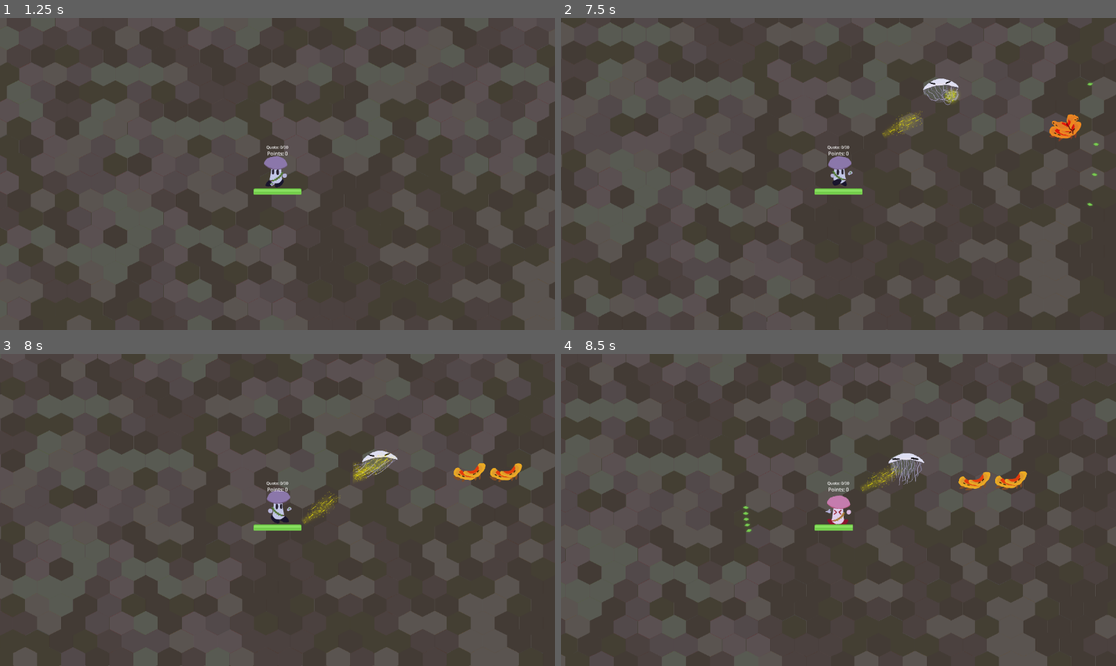
Above: before the commit, frames 1-4 (two rows, left to right).
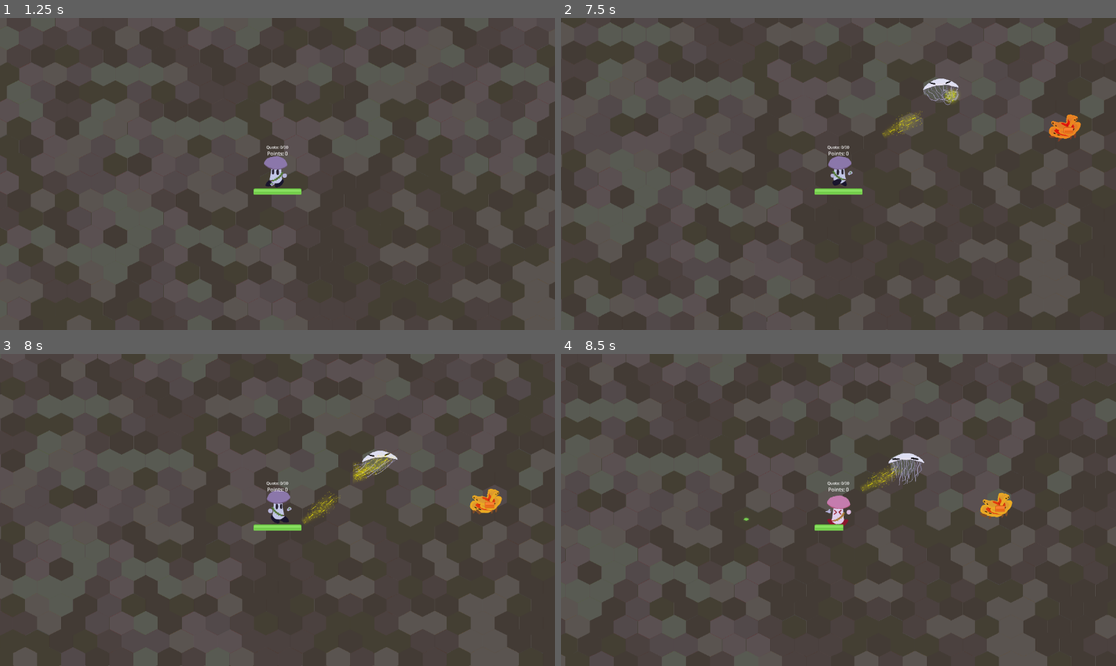
Above: after the commit, the same moments.

Repository: VideoJams/PixelGameJam2025
Game: Godot game, scene res://Scenes/title_screen.tscn
The game is run twice, just before and just after one commit, with the same random seed, the same clock (stepped at 60 frames per second) and the same inputs.
Inputs (mouse positions are in pixels of both pictures, inside the frame that each line leads up to):
- Up to frame 1 (1.25 s): click (238, 236) at 0.5 s
- Up to frame 2 (7.5 s): tap Enter at 1.25 s; move the mouse to (960, 158) at 1.27 s; hold D (right) 1.28-2.03 s; click (960, 158) at 1.42 s; move the mouse to (727, 189) at 2.02 s; hold S (down) 2.03-2.78 s; move the mouse to (894, 105) at 2.77 s; hold D (right) 2.78-3.53 s; move the mouse to (810, 236) at 3.52 s; hold W (up) 3.53-4.28 s; click (810, 236) at 3.67 s; move the mouse to (1005, 220) at 4.27 s; hold A (left) 4.28-5.78 s; move the mouse to (672, 127) at 5.02 s; move the mouse to (866, 174) at 5.77 s; hold S (down) 5.78-6.53 s; click (866, 174) at 5.92 s; move the mouse to (755, 96) at 6.52 s; hold D (right) 6.53-7.28 s; move the mouse to (960, 158) at 7.27 s; hold W (up) from 7.28 s (still down)
- Up to frame 3 (8 s): keep holding W (up)
- Up to frame 4 (8.5 s): move the mouse to (727, 525) at 8.02 s; release W (up) at 8.03 s; hold D (right) from 8.03 s (still down); click (727, 525) at 8.17 s

Frame 1 is identical in both runs. In frame 2, 0.1% of the frame differs, in the area x 87-97%, y 20-61%; in frame 3, 0.7%; in frame 4, 0.8%, in the area x 32-84%, y 37-58%.

Commit message:
Implement upgrade system

Diff:
--- /dev/null
+++ b/NumberLabel.tres
@@ -0,0 +1,8 @@
+[gd_resource type="LabelSettings" format=3 uid="uid://bhusoogc4rxht"]
+
+[resource]
+font_size = 56
+font_color = Color(0.690196, 0.109804, 0.180392, 1)
+outline_size = 3
+outline_color = Color(0, 0, 0, 1)
+shadow_size = 0
--- a/Scenes/mushie.tscn
+++ b/Scenes/mushie.tscn
@@ -22,8 +22,10 @@
 [ext_resource type="Texture2D" uid="uid://xdmqn1m4vbvn" path="res://Assets/Mushie/MushieDeath/MushieDeath10.png" id="11_hxjlx"]
 [ext_resource type="Texture2D" uid="uid://c8xeqhnuh7ake" path="res://Assets/UI/barHorizontal_green_mid 200.png" id="21_gu0dv"]
 [ext_resource type="Texture2D" uid="uid://545oaiveod7b" path="res://Assets/UI/UpgradeMenu.png" id="22_6krk0"]
+[ext_resource type="LabelSettings" uid="uid://bhusoogc4rxht" path="res://NumberLabel.tres" id="23_4nj6a"]
 [ext_resource type="Texture2D" uid="uid://dfww3hbnw04oq" path="res://Assets/UI/UMButtonHover.png" id="23_olf0c"]
 [ext_resource type="Texture2D" uid="uid://btbq4m63kf4pu" path="res://Assets/UI/UMButton.png" id="23_onr0l"]
+[ext_resource type="LabelSettings" uid="uid://vggp1em6q8le" path="res://TextLabel.tres" id="23_pvs6e"]
 [ext_resource type="Texture2D" uid="uid://b3rtfvyubjql3" path="res://Assets/UI/UMButtonClick.png" id="24_gu0dv"]
 [ext_resource type="Texture2D" uid="uid://bwlyrp5j8gik4" path="res://Assets/UI/UMButtonorange.png" id="26_pvs6e"]
 [ext_resource type="Texture2D" uid="uid://bof4iguqq7ipg" path="res://Assets/UI/SubmitButton.webp" id="27_gu0dv"]
@@ -230,38 +232,104 @@
 offset_bottom = 288.5
 texture = ExtResource("22_6krk0")
 
+[node name="UpgradePoints" type="Label" parent="Control/UpgradeMenu/UpgradeTexture"]
+layout_mode = 0
+offset_left = 51.0
+offset_top = 79.0
+offset_right = 146.0
+offset_bottom = 162.0
+label_settings = ExtResource("23_4nj6a")
+horizontal_alignment = 1
+
 [node name="Option1" type="TextureButton" parent="Control/UpgradeMenu"]
 layout_mode = 0
 offset_left = -223.0
 offset_top = -116.0
 offset_right = 228.0
 offset_bottom = -15.0
+toggle_mode = true
 texture_normal = ExtResource("23_olf0c")
 texture_pressed = ExtResource("24_gu0dv")
 texture_hover = ExtResource("23_onr0l")
 texture_disabled = ExtResource("26_pvs6e")
 
+[node name="UpgradeCost1" type="Label" parent="Control/UpgradeMenu/Option1"]
+layout_mode = 0
+offset_left = -8.0
+offset_top = 17.5
+offset_right = 85.0
+offset_bottom = 100.5
+label_settings = ExtResource("23_4nj6a")
+horizontal_alignment = 1
+
+[node name="UpgradeText1" type="Label" parent="Control/UpgradeMenu/Option1"]
+layout_mode = 0
+offset_left = 62.0
+offset_top = 8.0
+offset_right = 443.0
+offset_bottom = 95.0
+label_settings = ExtResource("23_pvs6e")
+autowrap_mode = 3
+
 [node name="Option2" type="TextureButton" parent="Control/UpgradeMenu"]
 layout_mode = 0
 offset_left = -223.0
 offset_top = -18.0
 offset_right = 228.0
 offset_bottom = 83.0
+toggle_mode = true
 texture_normal = ExtResource("23_olf0c")
 texture_pressed = ExtResource("24_gu0dv")
 texture_hover = ExtResource("23_onr0l")
 texture_disabled = ExtResource("26_pvs6e")
 
+[node name="UpgradeCost2" type="Label" parent="Control/UpgradeMenu/Option2"]
+layout_mode = 0
+offset_left = -8.0
+offset_top = 17.5
+offset_right = 85.0
+offset_bottom = 100.5
+label_settings = ExtResource("23_4nj6a")
+horizontal_alignment = 1
+
+[node name="UpgradeText2" type="Label" parent="Control/UpgradeMenu/Option2"]
+layout_mode = 0
+offset_left = 62.0
+offset_top = 7.0
+offset_right = 443.0
+offset_bottom = 94.0
+label_settings = ExtResource("23_pvs6e")
+autowrap_mode = 2
+
 [node name="Option3" type="TextureButton" parent="Control/UpgradeMenu"]
 layout_mode = 0
 offset_left = -223.0
 offset_top = 80.0
 offset_right = 228.0
 offset_bottom = 181.0
+toggle_mode = true
 texture_normal = ExtResource("23_olf0c")
 texture_pressed = ExtResource("24_gu0dv")
 texture_hover = ExtResource("23_onr0l")
 texture_disabled = ExtResource("26_pvs6e")
+
+[node name="UpgradeCost3" type="Label" parent="Control/UpgradeMenu/Option3"]
+layout_mode = 0
+offset_left = -8.0
+offset_top = 17.5
+offset_right = 85.0
+offset_bottom = 100.5
+label_settings = ExtResource("23_4nj6a")
+horizontal_alignment = 1
+
+[node name="UpgradeText3" type="Label" parent="Control/UpgradeMenu/Option3"]
+layout_mode = 0
+offset_left = 62.0
+offset_top = 7.0
+offset_right = 443.0
+offset_bottom = 94.0
+label_settings = ExtResource("23_pvs6e")
+autowrap_mode = 3
 
 [node name="Submit" type="TextureButton" parent="Control/UpgradeMenu"]
 layout_mode = 0
--- a/Scripts/mushie.gd
+++ b/Scripts/mushie.gd
@@ -9,11 +9,11 @@
 var total_trees = 0
 var quota = 30
 var next_quota = 40
+
 @export var moveSpeed = 200.0
-
 @export var max_health = 50.0
 @export var health = 50.0
-@export var damage = 10.0
+@export var damage = 8.0
 
 var sound_shoot = preload("res://Assets/Sounds/player_shoot.ogg")
 var sound_hurt = preload("res://Assets/Sounds/player_hurt.ogg")
@@ -27,14 +27,43 @@
 signal mushie_dead
 signal menu
 
+const UPGRADE_OPTIONS = [
+	{
+		"name": "Half HP Restore",
+		"description": "Restore half of your hit points.",
+		"cost": 50,
+		"action": "restore_half_hp"
+	},
+	{
+		"name": "Full HP Restore",
+		"description": "Fully restore your hit points.",
+		"cost": 30,
+		"action": "restore_full_hp"
+	},
+	{
+		"name": "Increase Max HP",
+		"description": "Increase maximum HP by 10%.",
+		"cost": 15,
+		"action": "upgrade_max_hp"
+	},
+	{
+		"name": "Increase Fire Rate",
+		"description": "Slightly reduce time between firing.",
+		"cost": 15,
+		"action": "upgrade_attack_speed"
+	},
+	{
+		"name": "Fire more pellets",
+		"description": "Fire a greater number of seeds with each shot.",
+		"cost": 45,
+		"action": "upgrade_attack_count"
+	}
+]
+
 func _ready() -> void:
-	set_max_health(max_health)
-
 	# hi zach :3
-	upgrade_projectile_count()
-	upgrade_attack_speed()
-	upgrade_projectile_count()
-	upgrade_attack_speed()
+	# XD rofl
+	pass
 
 func _physics_process(delta: float) -> void:
 	_handle_input(delta)
@@ -120,7 +149,35 @@
 
 func show_upgrade_menu():
 	$Control/UpgradeMenu.visible = true
-	#TODO: upgrade buttons text and functionality
+	points += 30
+	$Control/UpgradeMenu/UpgradeTexture/UpgradePoints.text = str(points)
+
+	var upgrade_slots = [ # UI elements references
+		{ "cost_label": $Control/UpgradeMenu/Option1/UpgradeCost1,
+		  "text_label": $Control/UpgradeMenu/Option1/UpgradeText1,
+		  "button": $Control/UpgradeMenu/Option1
+		},
+		{ "cost_label": $Control/UpgradeMenu/Option2/UpgradeCost2,
+		  "text_label": $Control/UpgradeMenu/Option2/UpgradeText2,
+		  "button": $Control/UpgradeMenu/Option2
+		},
+		{ "cost_label": $Control/UpgradeMenu/Option3/UpgradeCost3,
+		  "text_label": $Control/UpgradeMenu/Option3/UpgradeText3,
+		  "button": $Control/UpgradeMenu/Option3
+		}
+	]
+	var shuffled_upgrades = UPGRADE_OPTIONS.duplicate()
+	shuffled_upgrades.shuffle()
+
+	for i in range(upgrade_slots.size()): #setup upgrade buttons
+		var upgrade = shuffled_upgrades[i]
+		var slot = upgrade_slots[i]
+
+		slot["cost_label"].text = str(upgrade.cost) #TODO increase this number with each round
+		slot["text_label"].text = upgrade.description
+		slot["button"].button_pressed = false
+		slot["button"].set_meta("upgrade_data", upgrade)
+		slot["button"].disabled = points < upgrade.cost
 
 func oneoff_sound(sound: AudioStream):
 	# Temporary sound object
@@ -172,31 +229,51 @@
 	emit_signal("menu")
 
 func _on_submit_pressed() -> void:
+	var buttons = [
+		$Control/UpgradeMenu/Option1,
+		$Control/UpgradeMenu/Option2,
+		$Control/UpgradeMenu/Option3
+	]
+	var total_cost = 0
+	var selected_upgrades = []
+	#ensure we have enough points for upgrades, else return
+	for button in buttons:
+		if button.button_pressed:
+			var upgrade = button.get_meta("upgrade_data")
+			total_cost += upgrade.cost
+			selected_upgrades.append(upgrade)
+	if total_cost > points:
+		#TODO error sound effect?
+		return
+
+	#apply selected upgrades
+	for upgrade in selected_upgrades:
+		points -= upgrade.cost
+		call(upgrade.action)
+
+	#resume game
 	set_physics_process(true)
 	emit_signal("resume")
 	$Control/UpgradeMenu.visible = false
 
-# Some upgrade functionality ideas because I don't
-# know how to expand the UI lmao       -Kaydee
-
-# Upgrading max health also heals to full
-func set_max_health(new_value: float) -> void:
-	max_health = new_value
-	health = new_value
-
-	$Control/HealthBar.max_value = new_value
-	$Control/HealthBar.value = new_value
+func upgrade_max_hp() -> void:
+	max_health += 30
+	$Control/HealthBar.max_value = max_health
 
 # Split shot
-var projectile_count = 1
+@export var projectile_count = 1
 var split_shot_angle = 45
-func upgrade_projectile_count() -> void:
-	projectile_count += 2
+func upgrade_attack_count() -> void:
+	projectile_count += 1
 	split_shot_angle = 90 / (projectile_count - 1)
 	if split_shot_angle < 9:
 		split_shot_angle = 9
 
-# +20% attack speed
-# 0.5 -> 0.4 -> 0.32 -> 0.256 seconds
 func upgrade_attack_speed() -> void:
-	$AttackTimer.wait_time *= 0.8
+	$AttackTimer.wait_time *= 0.9 # +10% attack speed
+
+func restore_half_hp() -> void:
+	health = max(max_health, health + max_health/2)
+
+func restore_full_hp() -> void:
+	health = max_health
--- /dev/null
+++ b/TextLabel.tres
@@ -0,0 +1,8 @@
+[gd_resource type="LabelSettings" format=3 uid="uid://vggp1em6q8le"]
+
+[resource]
+font_size = 30
+font_color = Color(0.690196, 0.109804, 0.180392, 1)
+outline_size = 3
+outline_color = Color(0, 0, 0, 1)
+shadow_size = 0
Not shown: 1 places in Scenes/mushie.tscn that only renumber resources
